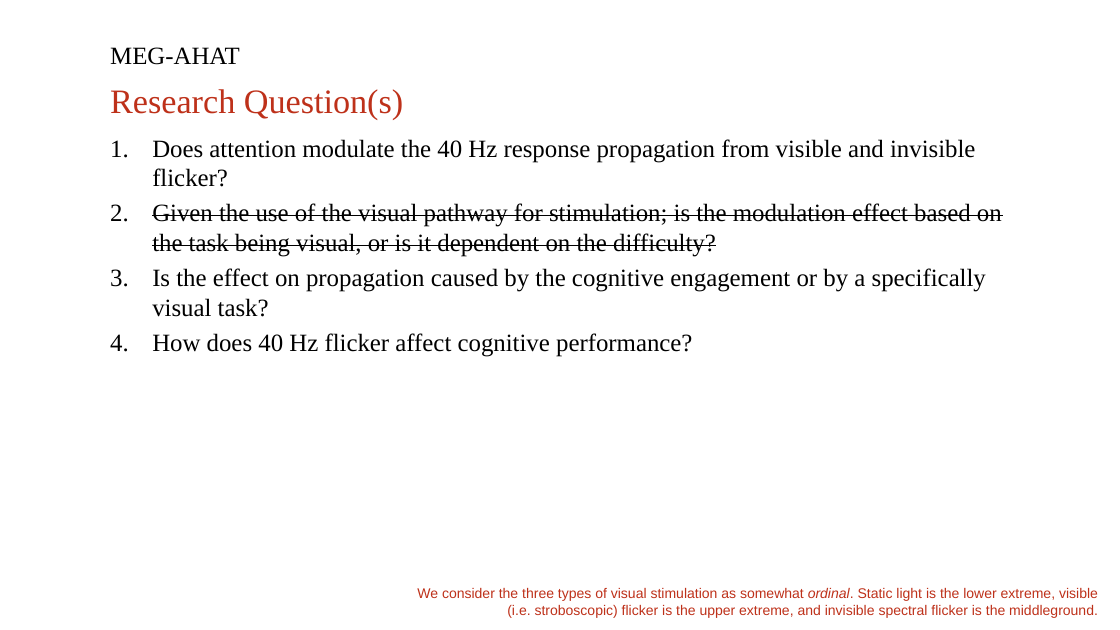
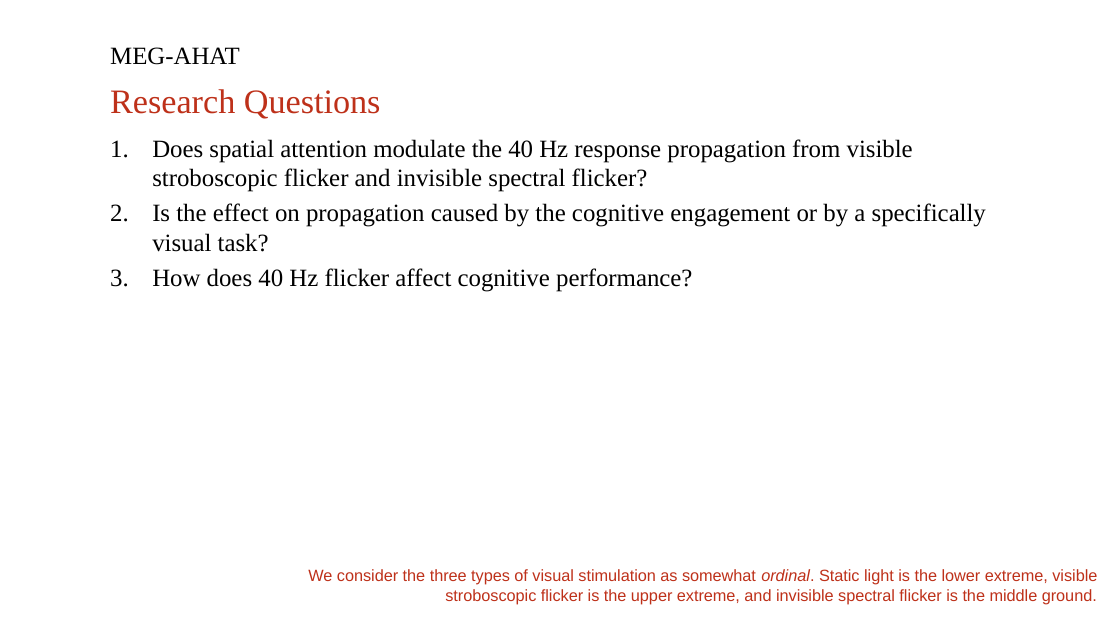
Before and after one commit to henneysq/meg-ahat, a slide deck: slide 3 of protocol/Invisible-Flicker_aka_MEG-AHAT_project_PPM.pptx. Drawn at 1120x630 pixels with LibreOffice and Linux fonts; fonts in the diff are those of the drawing; background and template pictures are left out. Boxes give left, top, right and bottom in pixels: in the first picture for what was removed or moved away, otherwise in the second. Text is boxed around its words. In the diff, an @@ line names an element or a change of style, - is before the commit and + after.

```diff
--- a/protocol/Invisible-Flicker_aka_MEG-AHAT_project_PPM.pptx
+++ b/protocol/Invisible-Flicker_aka_MEG-AHAT_project_PPM.pptx
@@ text at (110,89,381,119): text changed @@
-Research Question(s)
+Research Questions
@@ text at (152,139,913,192): text changed @@
-1. Does attention modulate the 40 Hz response propagation from visible and invisible flicker?
-2. Given the use of the visual pathway for stimulation; is the modulation effect based on the task being visual, or is it dependent on the difficulty?
+1. Does spatial attention modulate the 40 Hz response propagation from visible stroboscopic flicker and invisible spectral flicker?
@@ text at (308,569,1097,605): text changed; size 9 to 10.5 pt @@
-We consider the three types of visual stimulation as somewhat ordinal. Static light is the lower extreme, visible (i.e. stroboscopic) flicker is the upper extreme, and invisible spectral flicker is the middleground.
+We consider the three types of visual stimulation as somewhat ordinal. Static light is the lower extreme, visible stroboscopic flicker is the upper extreme, and invisible spectral flicker is the middle ground.
```
Also in this commit, not shown: 3 other slides changed, 3 slides added, 2 slides removed.
